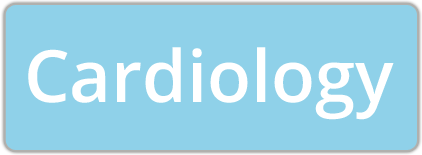
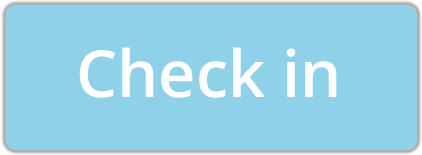
Before/after of a (422, 155) layered artwork. What changed in the layer stack:
renamed "Cardiology" to "Check in", painted on it over [28, 47, 394, 120]
removed layer "Background" over [28, 47, 394, 120]
